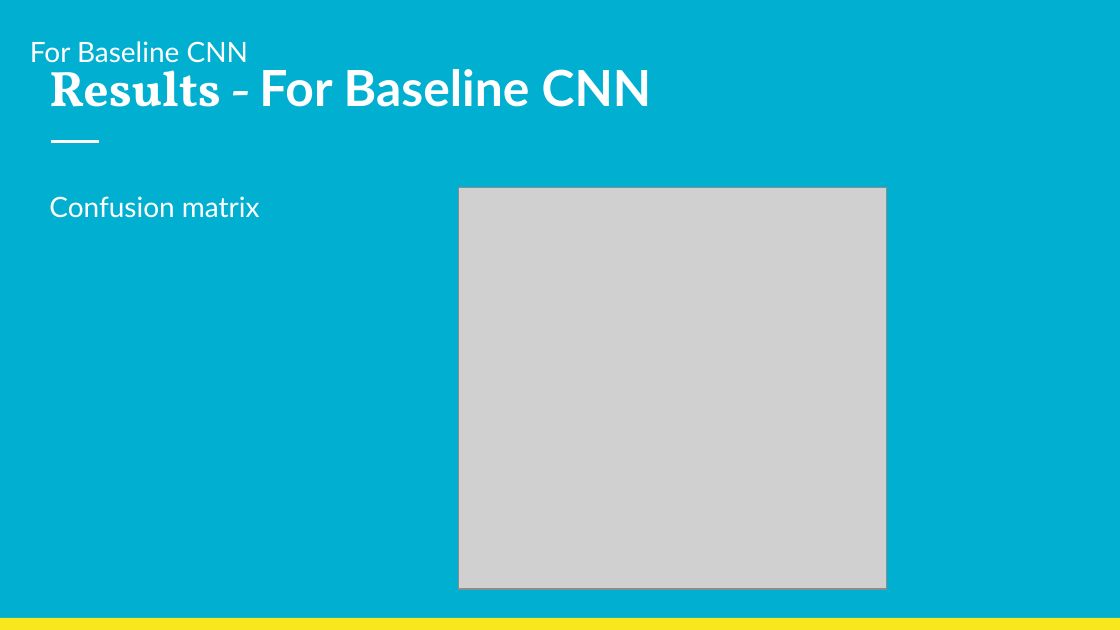
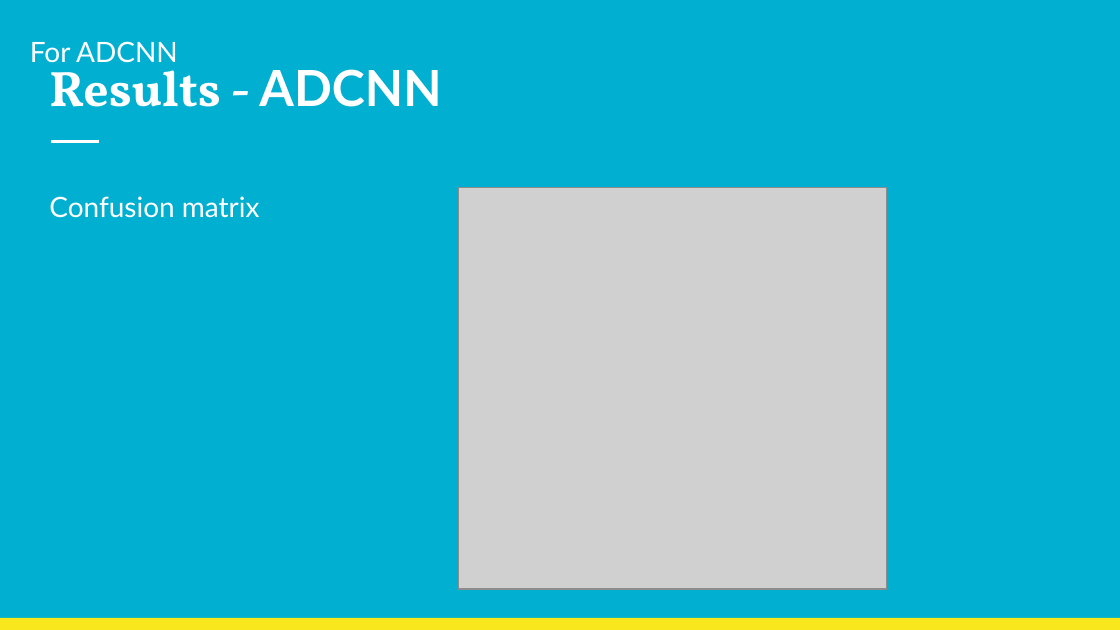
Before and after one commit to shourya1705/NNFL, a slide deck: slide 21 of Neural Network and Fuzzy Logic Paper Presentation.pptx. Drawn at 1120x630 pixels with LibreOffice and Linux fonts; fonts in the diff are those of the drawing; grey boxes stand for pictures. Boxes give left, top, right and bottom in pixels: in the first picture for what was removed or moved away, otherwise in the second. Text is boxed around its words. In the diff, an @@ line names an element or a change of style, - is before the commit and + after.

Commit message:
Presentation

```diff
--- a/Neural Network and Fuzzy Logic Paper Presentation.pptx
+++ b/Neural Network and Fuzzy Logic Paper Presentation.pptx
@@ text at (30,41,178,63): text changed @@
-For Baseline CNN
+For ADCNN
@@ title at (49,59,441,107): text changed; font Lato to Vollkorn @@
-Results - For Baseline CNN
+Results - ADCNN
```
Also in this commit, not shown: 1 other slide changed, 1 other file.
